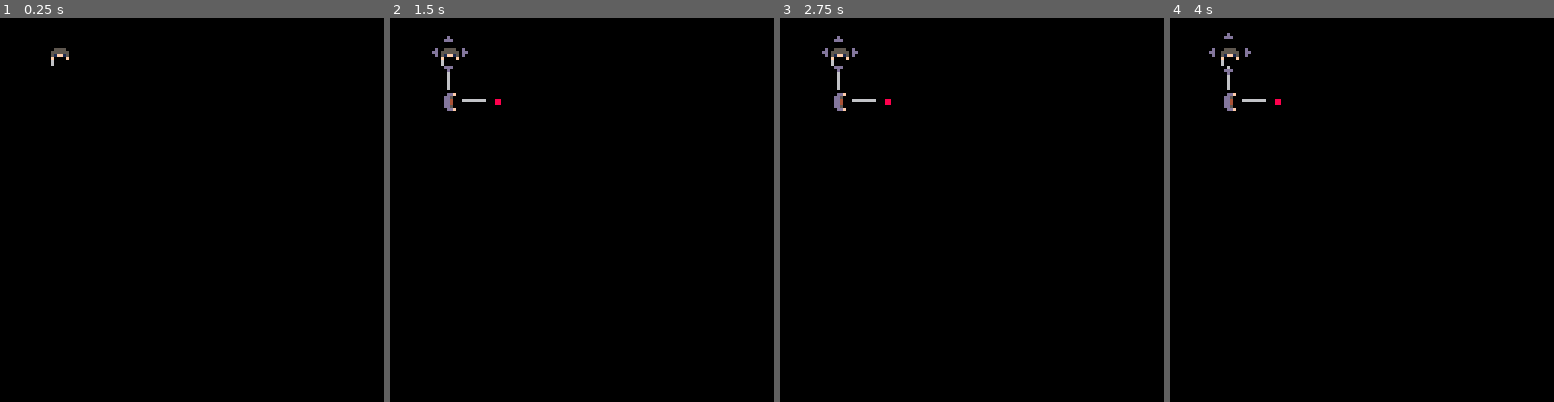
Above: before the commit, frames 1-4 (left to right).
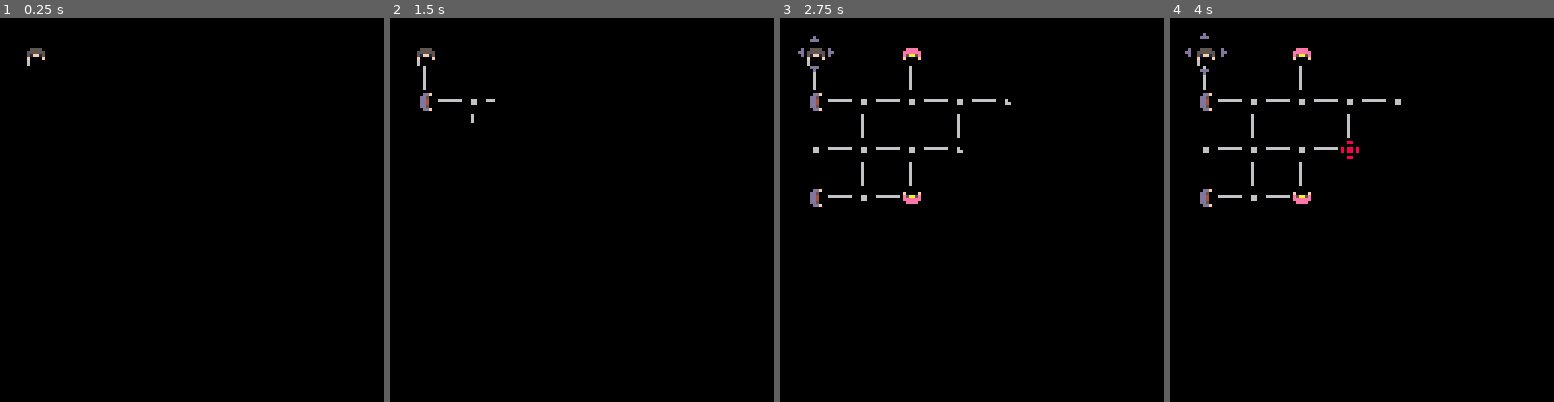
Above: after the commit, the same moments.

Repository: wesen/carts
Game: PICO-8 cartridge pico-go.p8
Two runs of this game, one before a commit and one after it. Both use one fixed random seed, a clock stepped at 60 frames per second and the inputs below.
Inputs:
- Up to frame 1 (0.25 s): no input
- Up to frame 2 (1.5 s): tap X (X key) at 0.33, 1.07 s; tap O (Z key) at 0.7 s
- Up to frame 3 (2.75 s): hold Right 1.6-2.1 s; tap O (Z key) at 1.7, 2.1, 2.5 s; tap X (X key) at 1.85 s; hold Up 2.15-2.42 s; hold Right from 2.47 s (still down)
- Up to frame 4 (4 s): tap O (Z key) at 2.9, 3.3, 3.7 s; tap X (X key) at 2.97 s; release Right at 3.03 s; hold Left 3.08-3.58 s; hold Down 3.63-3.97 s

The runs differ from the first frame. In frame 1, 0.2% of the frame differs, in the area x 7-18%, y 7-13%; in frame 2, 0.8%; in frame 3, 2.0%; in frame 4, 2.0%, in the area x 3-61%, y 3-50%.

Commit message:
Add multiple levels

Diff:
--- /dev/null
+++ b/cards.p8
@@ -0,0 +1,251 @@
+pico-8 cartridge // http://www.pico-8.com
+version 16
+__lua__
+--helpers
+
+function class (init)
+  local c = {}
+  c.__index = c
+  c._ctr=init
+  function c.init (...)
+    local self = setmetatable({},c)
+    c._ctr(self,...)
+    return self
+  end
+  return c
+end
+
+function subclass(parent,init)
+ local c=class(init)
+ return setmetatable(c,parent)
+end
+
+-- misc helpers
+function round(x)
+ if (x%1)<0.5 then
+  return flr(x)
+ else
+  return ceil(x)
+ end
+end
+
+--
+local objs=class(function(self,name)
+ self.name=name
+ self.objs={}
+end)
+
+function objs:add(obj)
+ add(self.objs,obj)
+end
+
+function objs:del(obj)
+ del(self.objs,obj)
+end
+
+function objs:update()
+ for obj in all(self.objs) do
+  obj:update()
+ end
+end
+
+function objs:draw()
+ for obj in all(self.objs) do
+  obj:draw()
+ end
+end
+
+-- coroutines
+crs={}
+
+function tick_crs()
+ for cr in all(crs) do
+  if costatus(cr)!='dead' then
+   coresume(cr)
+  else
+   del(crs, cr)
+  end
+ end
+end
+
+function add_cr(f)
+ local cr=cocreate(f)
+ add(crs,cr)
+ return cr
+end
+
+function wait_for_cr(cr)
+ if (cr==nil) return
+ while costatus(cr)!='dead' do
+  yield()
+ end
+end
+
+function wait_for_crs(crs)
+ local all_done=false
+ while not all_done do
+  all_done=true
+  for cr in all(crs) do
+   if costatus(cr)!='dead' then
+    all_done=false
+    break
+   end
+  end
+ end
+end
+
+function run_sub_cr(f)
+ wait_for_cr(add_cr(f))
+end
+
+function wait_for(d,cb)
+ local end_time=time()+d
+ wait_for_cr(add_cr(function()
+  while time()<end_time do
+   yield()
+  end
+  if (cb!=nil) cb()
+ end))
+end
+
+-- tweens
+--- function for calculating
+-- exponents to a higher degree
+-- of accuracy than using the
+-- ^ operator.
+-- function created by samhocevar.
+-- source: https://www.lexaloffle.com/bbs/?tid=27864
+-- @param x number to apply exponent to.
+-- @param a exponent to apply.
+-- @return the result of the
+-- calculation.
+function pow(x,a)
+  if (a==0) return 1
+  if (a<0) x,a=1/x,-a
+  local ret,a0,xn=1,flr(a),x
+  a-=a0
+  while a0>=1 do
+      if (a0%2>=1) ret*=xn
+      xn,a0=xn*xn,shr(a0,1)
+  end
+  while a>0 do
+      while a<1 do x,a=sqrt(x),a+a end
+      ret,a=ret*x,a-1
+  end
+  return ret
+end
+
+function inoutquint(t, b, c, d)
+  t = t / d * 2
+  if (t < 1) return c / 2 * pow(t, 5) + b
+  return c / 2 * (pow(t - 2, 5) + 2) + b
+end
+
+function inexpo(t, b, c, d)
+  if (t == 0) return b
+  return c * pow(2, 10 * (t / d - 1)) + b - c * 0.001
+end
+
+function outexpo(t, b, c, d)
+  if (t == d) return b + c
+  return c * 1.001 * (-pow(2, -10 * t / d) + 1) + b
+end
+
+function inoutexpo(t, b, c, d)
+  if (t == 0) return b
+  if (t == d) return b + c
+  t = t / d * 2
+  if (t < 1) return c / 2 * pow(2, 10 * (t - 1)) + b - c * 0.0005
+  return c / 2 * 1.0005 * (-pow(2, -10 * (t - 1)) + 2) + b
+end
+
+function animate(obj,sprs,d,cb)
+ return add_cr(function()
+  for s in all(sprs) do
+   obj.spr=s
+   wait_for(d)
+  end
+  cb()
+ end)
+end
+
+function move_to(obj,x,y,d,easetype)
+ local timeelapsed=0
+ local lasttime=time()
+ local bx=obj.x
+ local cx=x-bx
+ local by=obj.y
+ local cy=y-by
+ return add_cr(function()
+  while timeelapsed<d do
+   t=time()
+   local dt=t-lasttime
+   lasttime=t
+   timeelapsed+=dt
+   if (timeelapsed>d) return
+   obj.x=easetype(timeelapsed,bx,cx,d)
+   obj.y=easetype(timeelapsed,by,cy,d)
+   yield()
+  end
+ end)
+end
+
+-- vectors
+local v2mt={}
+v2mt.__index=v2mt
+
+function v2(x,y)
+ local t={x=x,y=y}
+ return setmetatable(t,v2mt)
+end
+
+function v2mt.__add(a,b)
+ return v2(a.x+b.x,a.y+b.y)
+end
+
+function v2mt.__sub(a,b)
+ return v2(a.x-b.x,a.y-b.y)
+end
+
+function v2mt.__mul(a,b)
+ if (type(a)=="number") return v2(b.x*a,b.y*a)
+ if (type(b)=="number") return v2(a.x*b,a.y*b)
+ return v2(a.x*b.x,a.y*b.y)
+end
+
+function v2mt.__eq(a,b)
+ return a.x==b.x and a.y==b.y
+end
+
+function v2mt:magnitude()
+ return sqrt(self.x^2+self.y^2)
+end
+
+function v2mt:str()
+ return "["..tostr(self.x)..","..tostr(self.y).."]"
+end
+
+-->8
+
+-->8
+function _init()
+end
+
+lasttime=time()
+dt=0
+
+function _update()
+ local t=time()
+ dt=t-lasttime
+ lasttime=t
+
+ tick_crs()
+
+ if btnp(4) then
+  make_explosion(v2(20+rnd(80),20+rnd(80)))
+ end
+end
+
+function _draw()
+ cls()
+end
--- a/pico-go.p8
+++ b/pico-go.p8
@@ -158,12 +158,14 @@
  end))
 end
 
-function animate(obj,sprs,d,cb)
+function animate(obj,sprs,d,loop,cb)
  return add_cr(function()
-  for s in all(sprs) do
-   obj.spr=s
-   wait_for(d)
-  end
+  repeat
+   for s in all(sprs) do
+    obj.spr=s
+    wait_for(d)
+   end
+  until not loop
   cb()
  end)
 end
@@ -224,6 +226,10 @@
  return "["..tostr(self.x)..","..tostr(self.y).."]"
 end
 
+function bbox(aa,bb)
+ return {aa=aa,bb=bb}
+end
+
 -->8
 -- classes
 
@@ -282,7 +288,7 @@
  local sprs={16,17,18,19}
   self.initialized=true
  if (self.is_goal) sprs[4]=20
- animate(self,sprs,init_animation_speed,function()
+ animate(self,sprs,init_animation_speed,false,function()
   for n in all(board:get_neighbors(self.x,self.y)) do
    local f=function()
     n:initialize()
@@ -291,6 +297,7 @@
    if (n.x > self.x) board.links[v_idx(self.x+1,self.y)]:initialize(false,f)
    if (n.y < self.y) board.links[v_idx(self.x,self.y-1)]:initialize(false,f)
    if (n.y > self.y) board.links[v_idx(self.x,self.y+1)]:initialize(true,f)
+   if (self.is_goal) animate(self,{20,20,20,20,22,22,22,22,21},0.1,true)
   end
  end)
 end
@@ -310,17 +317,21 @@
  self.flip_spr=flip_spr
  local sprs={32,33,34,35}
  if (self.is_v) sprs={36,37,38,39}
- animate(self,sprs,init_animation_speed,cb)
+ animate(self,sprs,init_animation_speed,false,cb)
 end
 
 --board
-class_board=class(function(self)
+class_board=class(function(self,bbox)
+ printh("init "..tostr(bbox.aa))
  self.nodes={}
  self.enemies={}
  self.links={}
- for x=0,15 do
-  for y=0,15 do
-   local m=mget(x,y)
+ self.bbox=bbox
+ for mx=bbox.aa.x,bbox.bb.x do
+  for my=bbox.aa.y,bbox.bb.y do
+   local m=mget(mx,my)
+   local x=mx-bbox.aa.x
+   local y=my-bbox.aa.y
    local f=fget(m)
    local v=v_idx(x,y)
    if band(f,1)==1 then
@@ -335,7 +346,7 @@
      self.start_node=n
     end
     if band(f,8)==8 then
-     enemies:add(class_enemy.init(n))
+     enemies:add(class_enemy.init(n,m))
     end
    elseif m==2 or m==3 then
     local l=class_link.init(x,y,m==3)
@@ -346,6 +357,10 @@
 
  self.start_node:initialize()
 end)
+
+function class_board:get_spr(node)
+ return mget(self.bbox.aa.x+node.x,self.bbox.aa.y+node.y)
+end
 
 function class_board:has_link(node,direction)
  local v=v_idx(node.x+direction[1],node.y+direction[2])
@@ -456,9 +471,9 @@
 arrows:add(class_arrow.init(dir_down))
 
 -- mover
-class_mover=class(function(self,node)
+class_mover=class(function(self,node,map_spr)
  self.node=node
- self.spr=mget(self.node.x,self.node.y)
+ self.spr=map_spr
  self.start_spr=self.spr-(self.spr%4)
  self.is_moving=false
  self.has_finished_turn=false
@@ -508,7 +523,7 @@
 -- player
 class_player=subclass(class_mover,
 function(self)
- class_mover._ctr(self,board.start_node)
+ class_mover._ctr(self,board.start_node,board:get_spr(board.start_node))
 end)
 
 function class_player:move(i)
@@ -553,8 +568,8 @@
 end
 
 class_enemy=subclass(class_mover,
-function(self,node)
- class_mover._ctr(self,node)
+function(self,node,map_spr)
+ class_mover._ctr(self,node,map_spr)
 end)
 
 function class_enemy:do_turn()
@@ -621,10 +636,12 @@
 x player death ends game
 x enemy death
 x enemy death smoke
-- goal arrows
+x goal arrows
+x handle multiple game levels
+- screen shake on death and level
 - end level cards
 - select level metalevel
-- death animation enemies
+x death animation enemies
 - start screen
 - end screen
 - sound fx
@@ -639,6 +656,13 @@
 turn_player=0
 turn_enemy=1
 
+levels={
+ bbox(v2(1,1),v2(5,4)),
+ bbox(v2(1,15),v2(11,23))
+}
+
+board=class_board.init(levels[1])
+
 class_game=class(function (self)
  self.initialized=false
  self.turn=turn_player
@@ -661,7 +685,10 @@
  return player.is_dead
 end
 
-function class_game:start_game_loop()
+function class_game:play_game_level(level)
+ board=class_board.init(levels[level])
+ player=class_player.init()
+
  add_cr(function()
   while not self:is_initialized() do
    yield()
@@ -700,6 +727,8 @@
   elseif self:is_lose() then
    printh("lost")
   end
+
+  self.is_initialized=false
  end)
 end
 -->8
@@ -707,7 +736,6 @@
 
 particles=objs.init()
 
-board=class_board.init()
 player=class_player.init()
 game=class_game.init()
 
@@ -715,7 +743,7 @@
 dt=0
 
 function _init()
- game:start_game_loop()
+ game:play_game_level(2)
 end
 
 function _update()
@@ -803,12 +831,12 @@
 00000000900000000000000000090000900000090000000000000000000000000000000000000000000000000000000000000000000000000000000000000000
 00000000090909090000000000090000999999990000000000000000000000000000000000000000000000000000000000000000000000000000000000000000
 00000000000000000000000000000000000000000000000000000000000000000000000000000000000000000000000000000000000000000000000000000000
-00000000000000000000000000000000000000000000000000000000000000000000000000000000000000000000000000000000000000000000000000000000
-00000000000000000000600000000000000000000000000000000000000000000000000000000000000000000000000000000000000000000000000000000000
-00060000000600000060000000066000000880000000000000000000000000000000000000000000000000000000000000000000000000000000000000000000
-00000000000660000000060000066000000880000000000000000000000000000000000000000000000000000000000000000000000000000000000000000000
-00000000000000000006000000000000000000000000000000000000000000000000000000000000000000000000000000000000000000000000000000000000
-00000000000000000000000000000000000000000000000000000000000000000000000000000000000000000000000000000000000000000000000000000000
+00000000000000000000000000000000000000000000000000088000000000000000000000000000000000000000000000000000000000000000000000000000
+00000000000000000000600000000000000000000008800000000000000000000000000000000000000000000000000000000000000000000000000000000000
+00060000000600000060000000066000000880000088880008088080000000000000000000000000000000000000000000000000000000000000000000000000
+00000000000660000000060000066000000880000088880008088080000000000000000000000000000000000000000000000000000000000000000000000000
+00000000000000000006000000000000000000000008800000000000000000000000000000000000000000000000000000000000000000000000000000000000
+00000000000000000000000000000000000000000000000000088000000000000000000000000000000000000000000000000000000000000000000000000000
 00000000000000000000000000000000000000000000000000000000000000000000000000000000000000000000000000000000000000000000000000000000
 00000000000000000000000000000000000600000006000000060000000600000000000000000000000000000000000000000000000000000000000000000000
 00000000000000000000000000000000000000000006000000060000000600000000000000000000000000000000000000000000000000000000000000000000
@@ -850,7 +878,7 @@
 0005ee0000ee500000eeee000f0000f00000000005e0f00000000000000000000000000000000000000000000000000000000000000000000000000000000000
 00fee000000eef000000000000000000000000000500000000000000000000000000000000000000000000000000000000000000000000000000000000000000
 __gff__
-0001000003000000000000000000000001010101010000000000000000000000000000000000000000000000000000000000000000000000000000000000000005050505000400000000000000000000090909090008000000000000000000000909090900080000000000000000000000000000000000000000000000000000
+0001000003000000000000000000000001010101010101000000000000000000000000000000000000000000000000000000000000000000000000000000000005050505000400000000000000000000090909090008000000000000000000000909090900080000000000000000000000000000000000000000000000000000
 0000000000000000000000000000000000000000000000000000000000000000000000000000000000000000000000000000000000000000000000000000000000000000000000000000000000000000000000000000000000000000000000000000000000000000000000000000000000000000000000000000000000000000
 __map__
 0000000000000000000000000000000000000000000000000000000000000000000000000000000000000000000000000000000000000000000000000000000000000000000000000000000000000000000000000000000000000000000000000000000000000000000000000000000000000000000000000000000000000000
